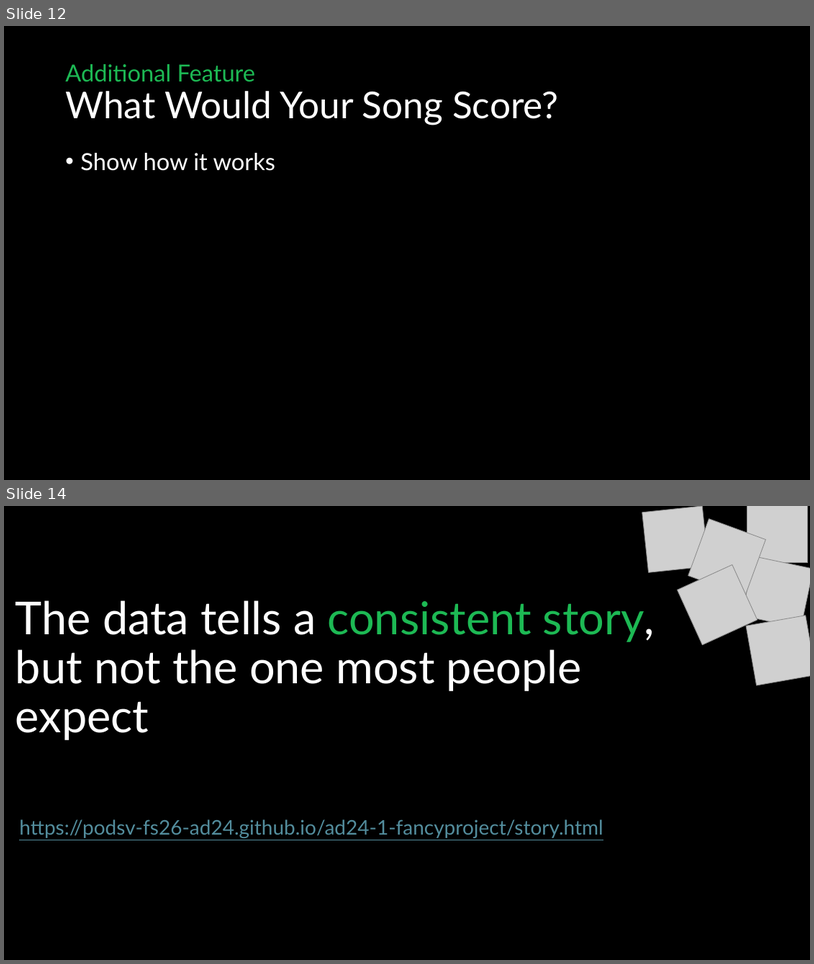
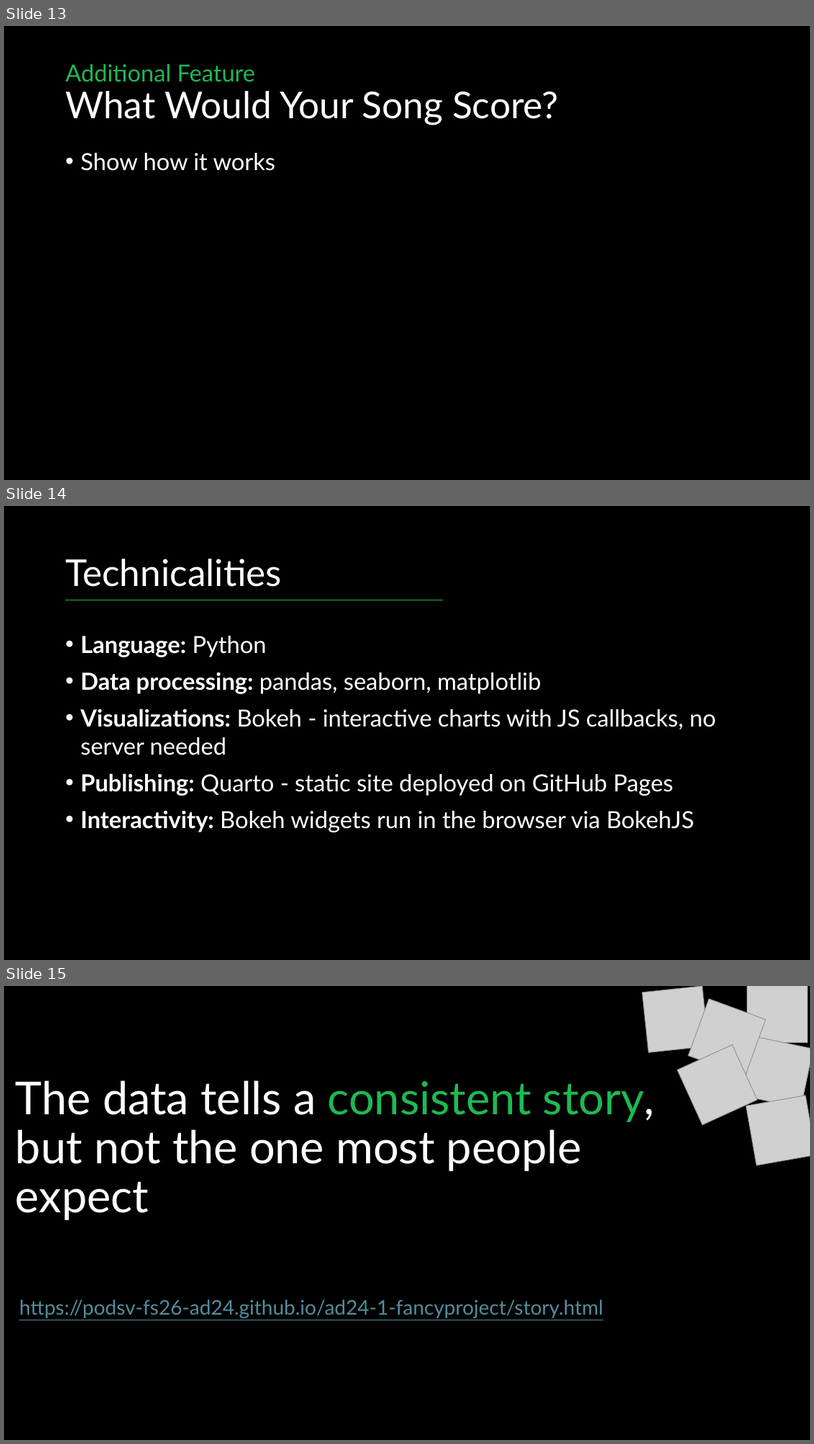
Before and after one commit to podsv-fs26-ad24/ad24-1-fancyproject, a slide deck: presentation.pptx. Shown one above the other, each under a label of ours: slides 12 and 14 before the commit, slides 13, 14 and 15 after it; the slides between them are not shown. The pictures are 814x964 and 814x1444 pixels, drawn with LibreOffice and Linux fonts; fonts in the diff are those of the drawing; grey boxes stand for pictures. Boxes give left, top, right and bottom in pixels: in the first picture for what was removed or moved away, otherwise in the second. Text is boxed around its words. In the diff, an @@ line names an element or a change of style, - is before the commit and + after.

```diff
--- a/presentation.pptx
+++ b/presentation.pptx
@@ slide 14 added at (4, 506, 810, 960), background #000000 @@
@@ title added at (65, 559, 282, 587), 44 pt, text #FFFFFF @@
+Technicalities
@@ line added from (66, 600) to (443, 600), #1DB954 1.5 pt @@
@@ text added at (80, 636, 717, 832), 28 pt, text #FFFFFF @@
+• Language: Python
+• Data processing: pandas, seaborn, matplotlib
+• Visualizations: Bokeh - interactive charts with JS callbacks, no server needed
+• Publishing: Quarto - static site deployed on GitHub Pages
+• Interactivity: Bokeh widgets run in the browser via BokehJS
@@ what was slide 12 is now slide 13 @@
@@ what was slide 14 is now slide 15 @@
```
Also in this commit, not shown: 3 slides changed, 1 other slide added, 1 slide removed, 1 other file.
